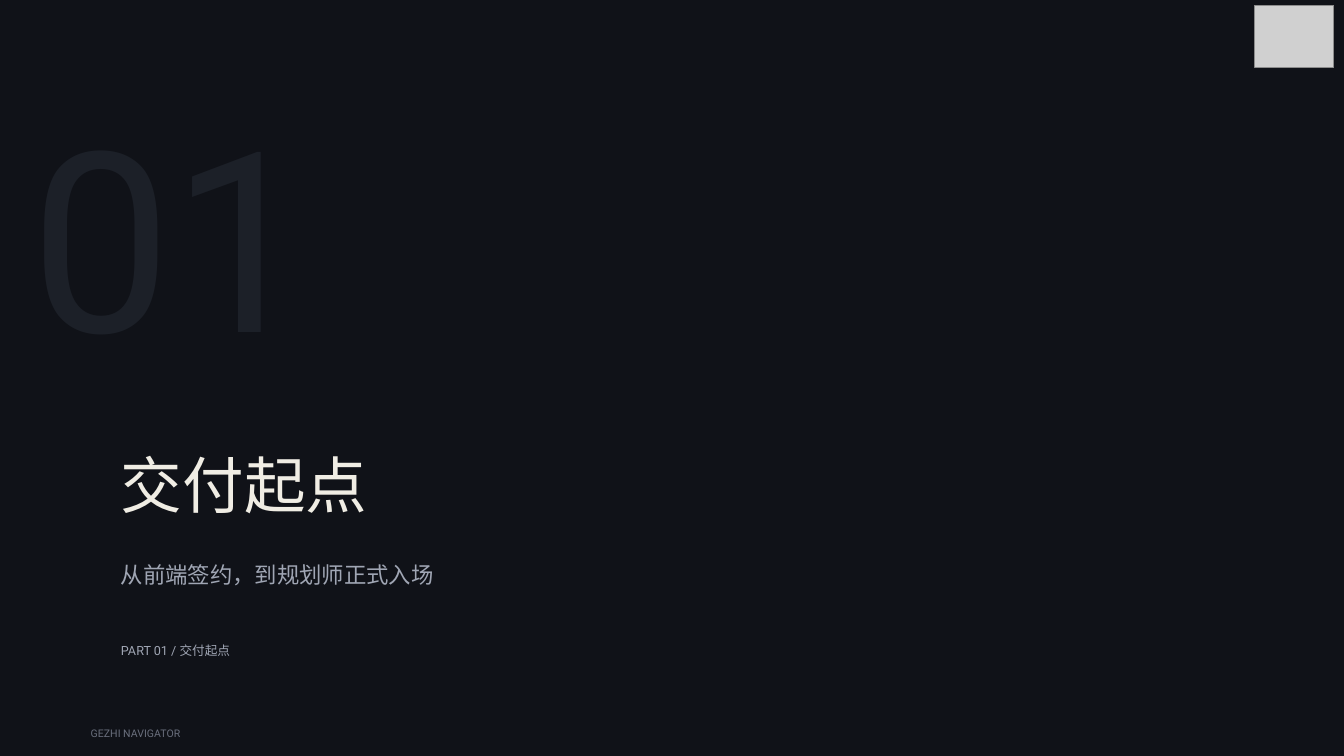
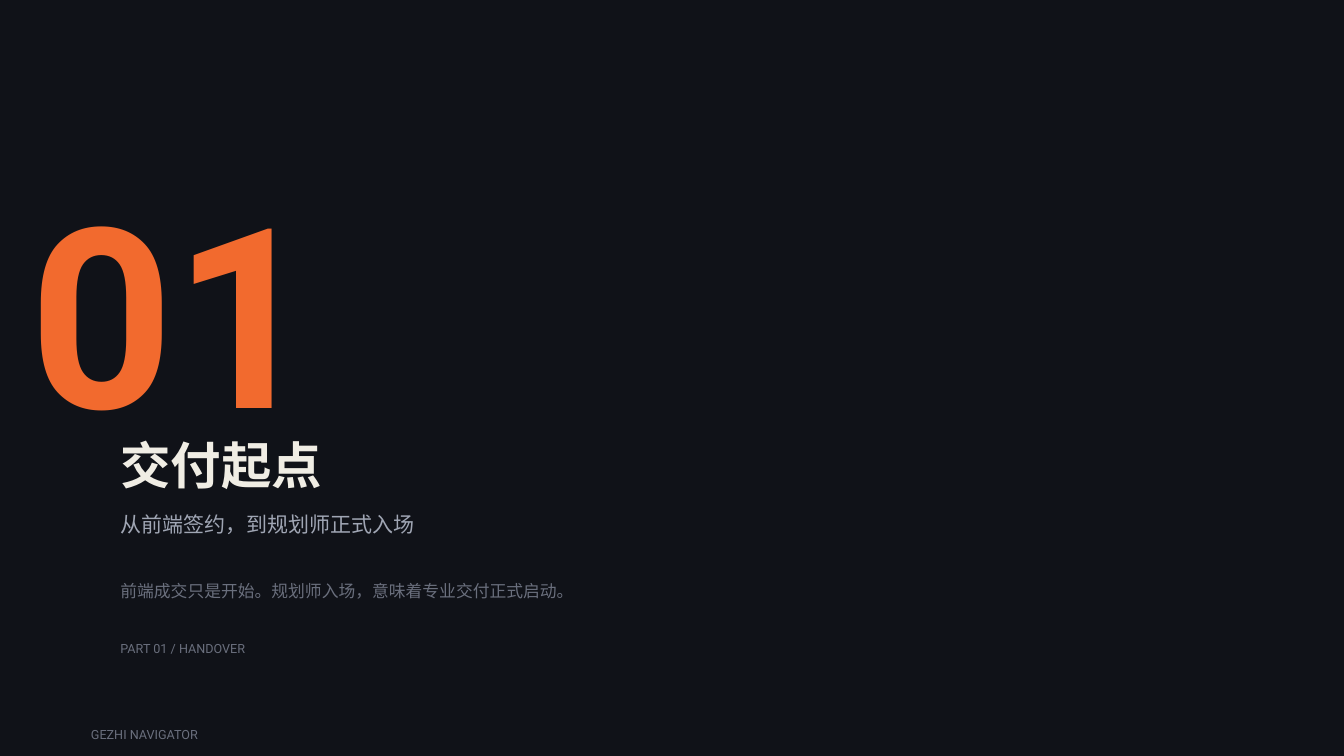
Before and after one commit to daiky5201314-coder/GEZHI-NAVIGATOR-PPT-SKILL, a slide deck: slide 3 of references/source/格知导师计划第二课.pptx. Drawn at 1344x756 pixels with LibreOffice and Linux fonts; fonts in the diff are those of the drawing; grey boxes stand for pictures. Boxes give left, top, right and bottom in pixels: in the first picture for what was removed or moved away, otherwise in the second. Text is boxed around its words. In the diff, an @@ line names an element or a change of style, - is before the commit and + after.

```diff
--- a/references/source/格知导师计划第二课.pptx
+++ b/references/source/格知导师计划第二课.pptx
@@ picture removed at (x1=1255, y1=5, x2=1334, y2=68) @@
@@ text added at (x1=29, y1=226, x2=318, y2=466), 180 pt, text #F26A2E, bold @@
+01
@@ text "交付起点" at (x1=120, y1=440, x2=322, y2=489): size 44 to 36 pt, bold on; line spacing 1 to 1.25 @@
@@ text "从前端签约，到规划师正式入场" moved from (x1=121, y1=564, x2=433, y2=585) to (x1=120, y1=514, x2=414, y2=534) @@
@@ text "从前端签约，到规划师正式入场" at (x1=120, y1=514, x2=414, y2=534): size 16 to 15 pt; line spacing 1 to 1.25 @@
@@ text added at (x1=120, y1=583, x2=573, y2=599), 12 pt, text #6A6F7D @@
+前端成交只是开始。规划师入场，意味着专业交付正式启动。
@@ text at (x1=120, y1=644, x2=245, y2=653): text changed; text colour #A0A6B4 to #6A6F7D @@
-PART 01 / 交付起点
+PART 01 / HANDOVER
@@ text "GEZHI NAVIGATOR" at (x1=91, y1=730, x2=198, y2=739): size 7.5 to 9 pt; line spacing 1 to 1.25 @@
```
Also in this commit, not shown: 23 other slides changed, 5 other files.
